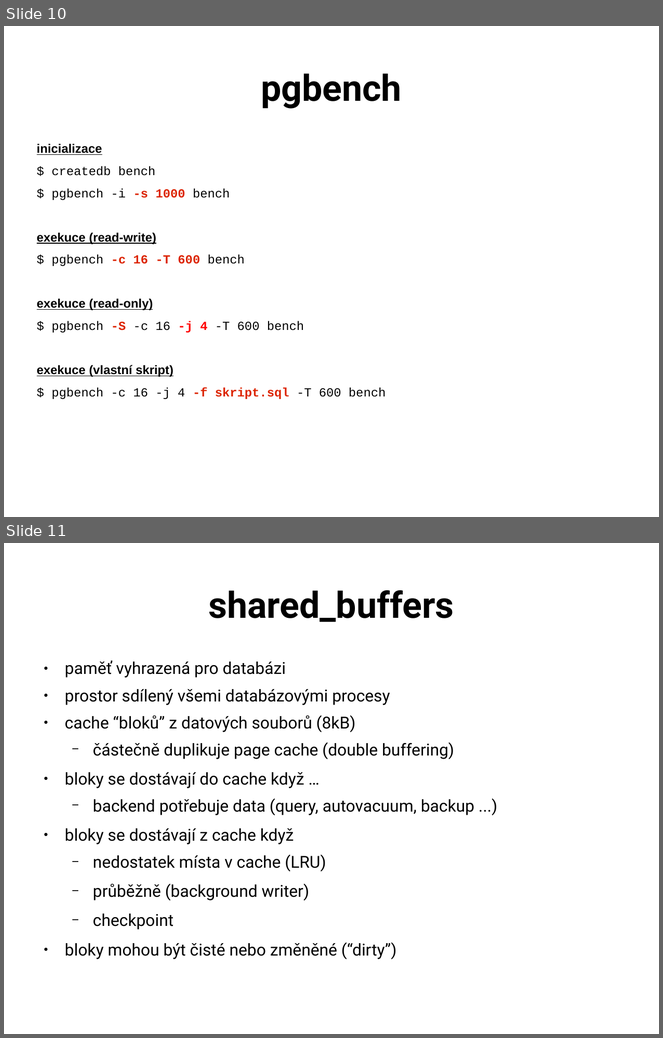
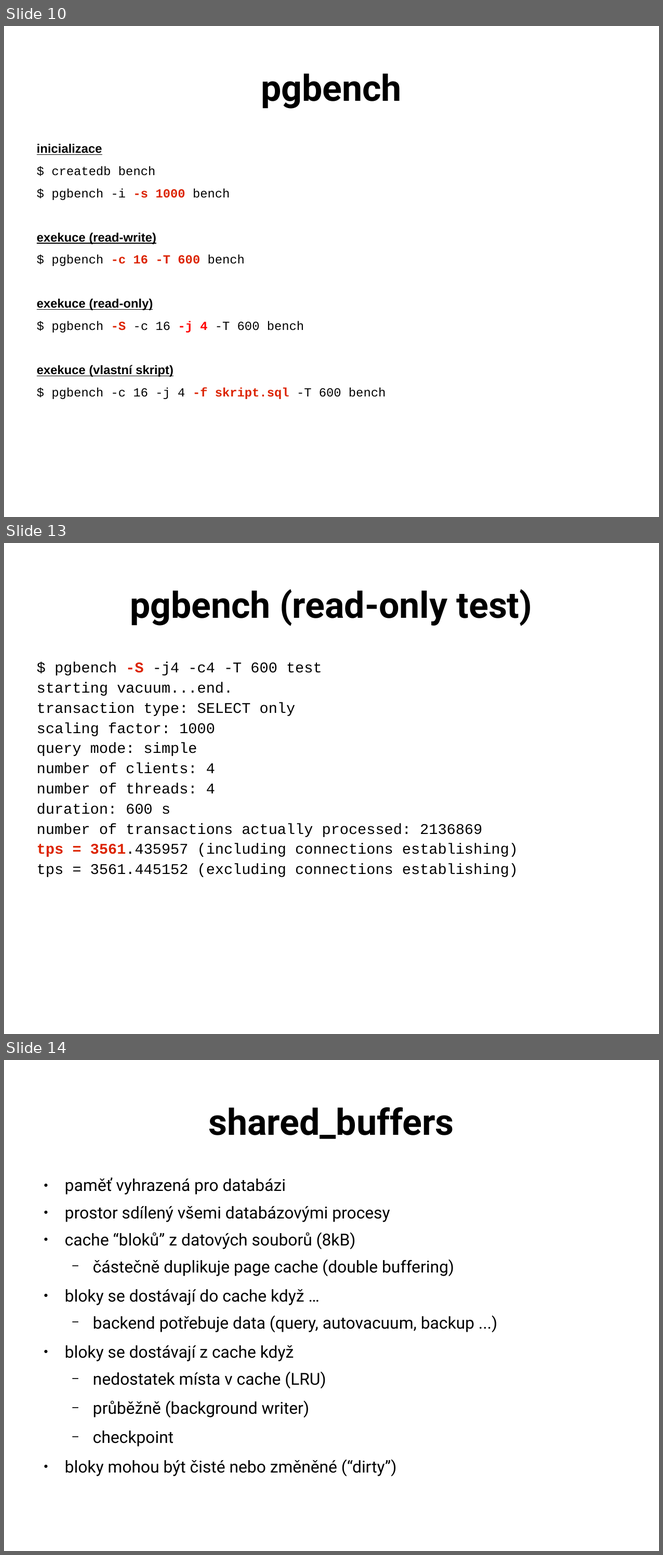
Before and after one commit to tvondra/perf_tuning_training, a slide deck: perf-tuning-training.odp. Shown one above the other, each under a label of ours: slides 10 and 11 before the commit, slides 10, 13 and 14 after it; the slides between them are not shown. The pictures are 663x1038 and 663x1555 pixels, drawn with LibreOffice and Linux fonts; fonts in the diff are those of the drawing. Boxes give left, top, right and bottom in pixels: in the first picture for what was removed or moved away, otherwise in the second. Text is boxed around its words. In the diff, an @@ line names an element or a change of style, - is before the commit and + after.

Commit message:
added pgbench examples, initial info about tuning loads, durability tuning and filesystem layout

```diff
--- a/perf-tuning-training.odp
+++ b/perf-tuning-training.odp
@@ slide 13 added at [4,543,659,1034], background #FFFFFF @@
@@ title added at [130,589,532,626], 44 pt, text #000000, bold @@
+pgbench (read-only test)
@@ text added at [37,662,518,877], 18 pt, text #000000 @@
+$ pgbench -S -j4 -c4 -T 600 test
+starting vacuum...end.
+transaction type: SELECT only
+scaling factor: 1000
+query mode: simple
+number of clients: 4
+number of threads: 4
+duration: 600 s
+number of transactions actually processed: 2136869
+tps = 3561.435957 (including connections establishing)
+tps = 3561.445152 (excluding connections establishing)
@@ what was slide 11 is now slide 14 @@
```
Also in this commit, not shown: 5 other slides added, 2 other files.
